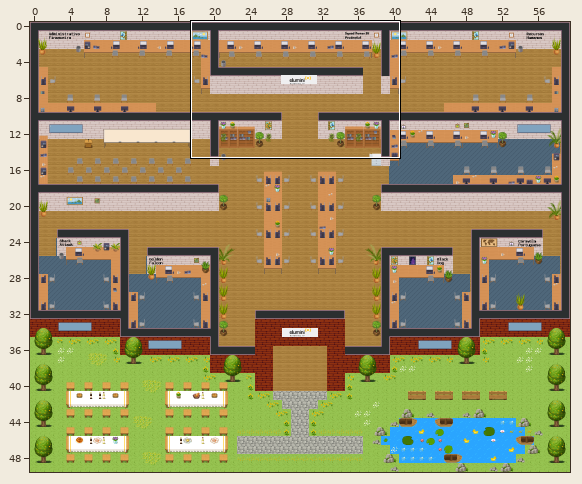
Two versions of a level (Tiled map (JSON), maps/mapEluminiTeams.tmj). Above: a wide view before the commit, with the close-up outlined.
Close-up. First the earlier version:
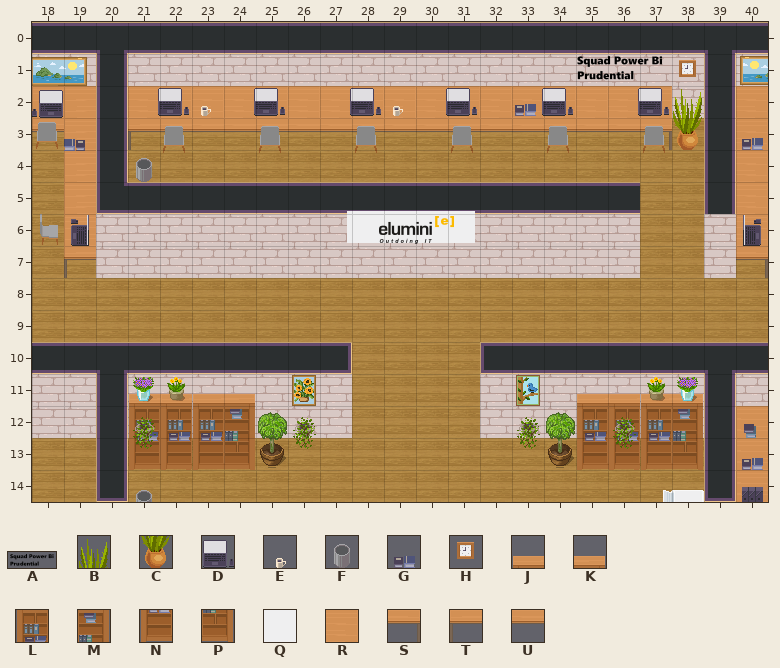
Cells are 32x32 px. Shown: x 18..40, y 0..14.
Key: from "Nome Sala": A 0 "salaPrudential"; from "WA_Decoration": B 75, C 87; from "WA_Miscellaneous": D 23, E 59, F 60, G 74, H 78; from "WA_Other_Furniture": J 0, K 1, L 12, M 13, N 24, P 25; from "WA_Room_Builder": Q 276; from "WA_Tables": R 11, S 21, T 21 flipped left-right, U 23.
_ is an empty cell.
Layers that did not change in this view are not listed.
Layer "Segundo Saguao" before, first column x 18:
 0 _______________________
 1 ____________________H__
 2 ___RRRRRRRRRRRRRRRRRB__
 3 ___TUUUUUUUUUUUUUUUSC__
 4 ___F___________________
 5 _______________________
 6 _______________________
 7 _______________________
 8 _______________________
 9 _______________________
10 _______________________
11 ___JK____________JK____
12 ___LM____________LM____
13 ___NP____________NP____
14 _______________________
Layer "Computadores Segundo Saguao" before, first column x 18:
 0 _______________________
 1 _________________A_____
 2 ____DE_D__DE_D_GD__D___
 3 _______________________
 4 _______________________
 5 _______________________
 6 _______________________
 7 _______________________
 8 _______________________
 9 _______________________
10 _______________________
11 _______________________
12 _______________________
13 _______________________
14 _______________________
After the commit:
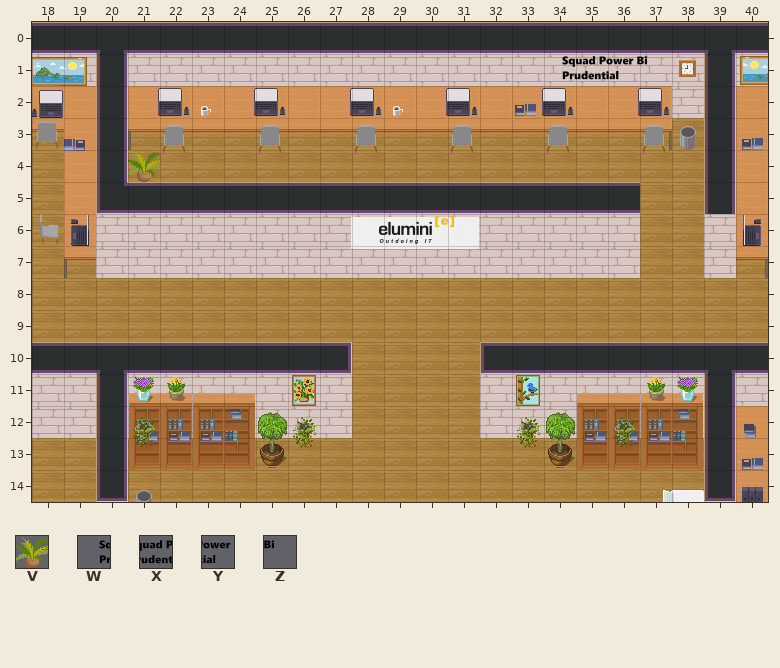
Further tiles: from "WA_Decoration": V 67; from "salaPrudential": W 3, X 4, Y 5, Z 6.
The author wrote: Ajuste Logo e nome sala
Edits made:
layer "base logo elumini" offset -5,29 -> -1,3 px
Layer "Segundo Saguao":
The author changed tile C to tile F in row 3 at x 38.
The author changed tile F to tile V in row 4 at x 21.
The edit erases tile B in row 2 at x 38.
Layer "Computadores Segundo Saguao":
Tile W now appears in row 1 at x 34.
The author changed tile A to tile X in row 1 at x 35.
Tile Y now appears in row 1 at x 36.
Tile Z now appears in row 1 at x 37.
Layer "base logo elumini":
Tile Q now appears in row 6 at x 28 to 31.
The edit erases tile Q in row 5 at x 28 to 31.
